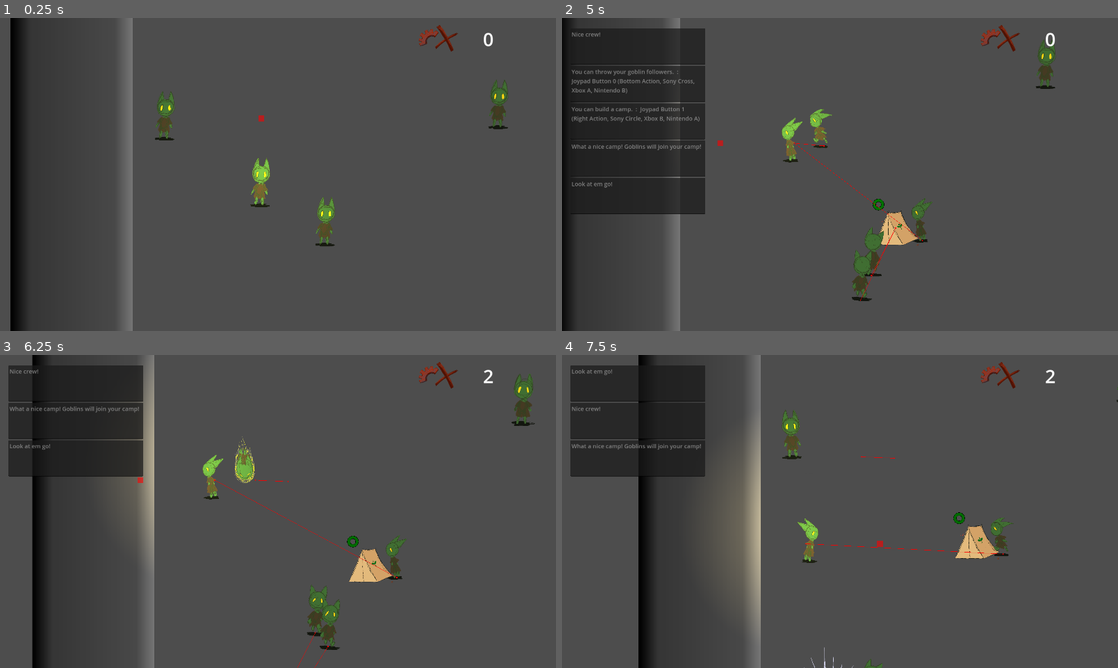
Above: before the commit, frames 1-4 (two rows, left to right).
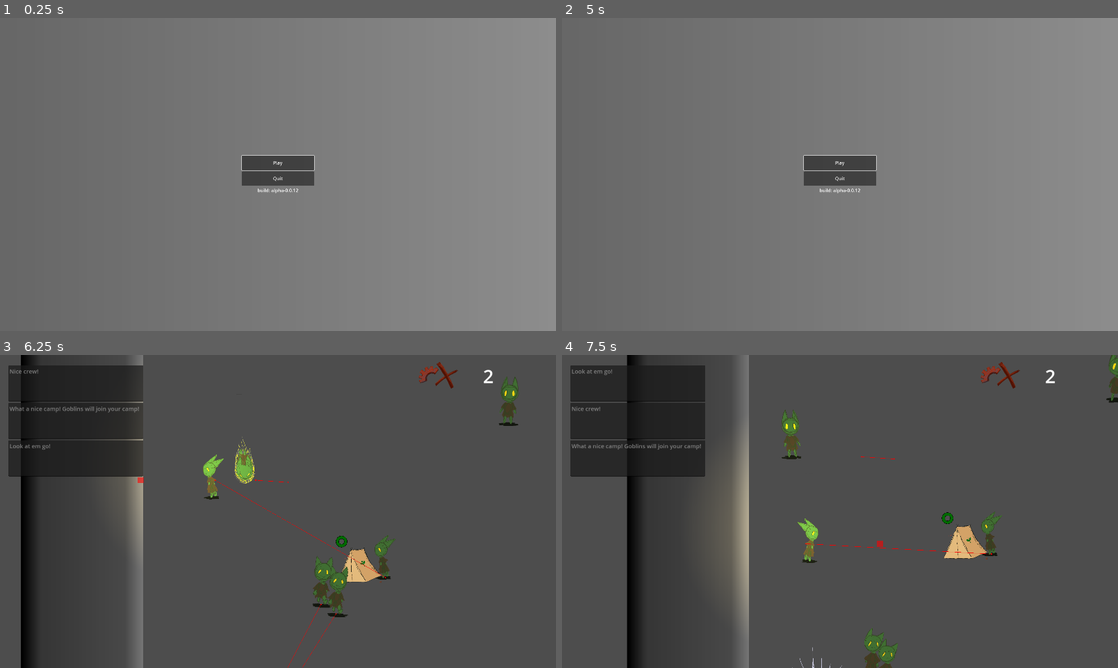
Above: after the commit, the same moments.

Repository: loteque/GoblinGame
Game: Godot game, scene res://main.tscn
Two runs of this game, one before a commit and one after it. Both use one fixed random seed, a clock stepped at 60 frames per second and the inputs below.
Inputs (mouse positions are in pixels of both pictures, inside the frame that each line leads up to):
- Up to frame 1 (0.25 s): no input
- Up to frame 2 (5 s): click (840, 161) at 0.5 s, where only the run after the commit has a clickable "Play"; move the mouse to (962, 158) at 1.27 s; hold D (right) 1.28-2.03 s; hold Shift (call) 1.28-2.03 s; click (962, 158) at 1.42 s; move the mouse to (728, 190) at 2.02 s; hold S (down) 2.03-2.78 s; tap G (place) at 2.1, 4.35 s; move the mouse to (895, 105) at 2.77 s; hold D (right) 2.78-3.53 s; tap Space (throw) at 2.85 s; move the mouse to (812, 237) at 3.52 s; hold W (up) 3.53-4.28 s; tap Shift (call) at 3.6 s; click (812, 237) at 3.67 s; move the mouse to (1006, 221) at 4.27 s; hold A (left) from 4.28 s (still down); tap Escape (pause, bound only after the commit) at 4.9 s
- Up to frame 3 (6.25 s): release A (left) at 5 s; click (278, 498) at 5 s, where only the run after the commit has a clickable "Play"; move the mouse to (111, 464) at 5.77 s; hold A (left) from 5.78 s (still down); tap Space (throw) at 5.85 s
- Up to frame 4 (7.5 s): move the mouse to (867, 511) at 6.52 s; release A (left) at 6.53 s; hold S (down) 6.53-7.28 s; hold Shift (call) 6.53-7.28 s; click (867, 511) at 6.67 s; move the mouse to (756, 433) at 7.27 s; hold D (right) from 7.28 s (still down); tap G (place) at 7.35 s

The runs differ from the first frame. In frame 1, 97% of the frame differs, in the area x 0-100%, y 0-100%; in frame 2, 97%; in frame 3, 8.5%; in frame 4, 8.2%.

Commit message:
add startmenu, pause menu

Diff:
--- a/project/main.tscn
+++ b/project/main.tscn
@@ -15,6 +15,7 @@
 [ext_resource type="Script" path="res://tutorial_manager/TutorialManager.gd" id="7_fp0kt"]
 [ext_resource type="PackedScene" uid="uid://ct8ncpasvj5j0" path="res://src/camera/follow_camera.tscn" id="7_sg7t6"]
 [ext_resource type="PackedScene" uid="uid://c1st656vkl5t0" path="res://src/ui/level_ui.tscn" id="8_8fyn6"]
+[ext_resource type="PackedScene" uid="uid://bekfd1deerevd" path="res://src/ui/main_menu.tscn" id="10_cxmx8"]
 [ext_resource type="Texture2D" uid="uid://pgdyxry4hqpt" path="res://assets/art/ground_tile_sheet_featuring_all_the_ground_tiles_wip.png" id="10_l6u8u"]
 [ext_resource type="PackedScene" uid="uid://def5ntq3woqan" path="res://src/ui/game_over_ui_screen.tscn" id="19_h5dls"]
 [ext_resource type="PackedScene" uid="uid://blnqmsyjwncp6" path="res://base/base.tscn" id="20_clio4"]
@@ -502,6 +503,7 @@
 script = ExtResource("1_o56us")
 
 [node name="MusicManager" type="AudioStreamPlayer" parent="."]
+process_mode = 3
 bus = &"music"
 script = ExtResource("1_51uy5")
 fade_in_speed = 20.0
@@ -544,6 +546,9 @@
 size_flags_horizontal = 3
 size_flags_vertical = 3
 
+[node name="MainMenu" parent="LevelUI" instance=ExtResource("10_cxmx8")]
+process_mode = 3
+
 [node name="NavigationRegion2D" type="NavigationRegion2D" parent="."]
 position = Vector2(577, 322)
 navigation_polygon = SubResource("NavigationPolygon_ocatk")
--- a/project/project.godot
+++ b/project/project.godot
@@ -81,6 +81,12 @@
 , Object(InputEventKey,"resource_local_to_scene":false,"resource_name":"","device":-1,"window_id":0,"alt_pressed":false,"shift_pressed":false,"ctrl_pressed":false,"meta_pressed":false,"pressed":false,"keycode":0,"physical_keycode":4194325,"key_label":0,"unicode":0,"echo":false,"script":null)
 ]
 }
+pause={
+"deadzone": 0.5,
+"events": [Object(InputEventJoypadButton,"resource_local_to_scene":false,"resource_name":"","device":-1,"button_index":6,"pressure":0.0,"pressed":true,"script":null)
+, Object(InputEventKey,"resource_local_to_scene":false,"resource_name":"","device":-1,"window_id":0,"alt_pressed":false,"shift_pressed":false,"ctrl_pressed":false,"meta_pressed":false,"pressed":false,"keycode":0,"physical_keycode":4194305,"key_label":0,"unicode":0,"echo":false,"script":null)
+]
+}
 
 [layer_names]
 
--- /dev/null
+++ b/project/src/ui/main_menu.gd
@@ -0,0 +1,43 @@
+extends TextureRect
+
+@export var is_paused: bool = true
+@export var play_button: Button
+@export var quit_button: Button
+
+var pause_ok: bool = false
+
+
+func update_pause(pause: bool):
+    if pause:
+        show()
+        play_button.grab_focus()
+        get_tree().paused = true
+        is_paused = true
+
+    if !pause:
+        hide()
+        get_tree().paused = false
+        is_paused = false
+
+
+func _input(event):
+    if event.is_action_pressed("pause") and pause_ok:
+        update_pause(not is_paused)
+
+
+func _ready():
+    play_button.pressed.connect(_on_play_button_pressed)
+    quit_button.pressed.connect(_on_quit_button_pressed)
+    update_pause(true)
+
+
+func _on_play_button_pressed():
+    if pause_ok == false:
+        pause_ok = true
+
+    if pause_ok:
+        update_pause(not is_paused)
+
+
+func _on_quit_button_pressed():
+    get_tree().quit()
--- /dev/null
+++ b/project/src/ui/main_menu.tscn
@@ -0,0 +1,57 @@
+[gd_scene load_steps=4 format=3 uid="uid://bekfd1deerevd"]
+
+[ext_resource type="Script" path="res://src/ui/main_menu.gd" id="1_ftqh1"]
+
+[sub_resource type="Gradient" id="Gradient_o6l4x"]
+colors = PackedColorArray(0.404511, 0.404511, 0.404511, 1, 0.552956, 0.552956, 0.552956, 1)
+
+[sub_resource type="GradientTexture2D" id="GradientTexture2D_dmvvp"]
+gradient = SubResource("Gradient_o6l4x")
+
+[node name="MainMenu" type="TextureRect" node_paths=PackedStringArray("play_button", "quit_button")]
+process_mode = 3
+anchors_preset = 15
+anchor_right = 1.0
+anchor_bottom = 1.0
+grow_horizontal = 2
+grow_vertical = 2
+texture = SubResource("GradientTexture2D_dmvvp")
+script = ExtResource("1_ftqh1")
+play_button = NodePath("Menu/PlayButton")
+quit_button = NodePath("Menu/QuitButton")
+
+[node name="Menu" type="VBoxContainer" parent="."]
+layout_mode = 1
+anchors_preset = 8
+anchor_left = 0.5
+anchor_top = 0.5
+anchor_right = 0.5
+anchor_bottom = 0.5
+offset_left = -125.0
+offset_top = -65.5
+offset_right = 125.0
+offset_bottom = 65.5
+grow_horizontal = 2
+grow_vertical = 2
+
+[node name="PlayButton" type="Button" parent="Menu"]
+process_mode = 2
+custom_minimum_size = Vector2(250, 50)
+layout_mode = 2
+focus_neighbor_top = NodePath("../QuitButton")
+focus_neighbor_bottom = NodePath("../QuitButton")
+text = "Play"
+
+[node name="QuitButton" type="Button" parent="Menu"]
+process_mode = 2
+custom_minimum_size = Vector2(250, 50)
+layout_mode = 2
+focus_neighbor_top = NodePath("../PlayButton")
+focus_neighbor_bottom = NodePath("../PlayButton")
+text = "Quit
+"
+
+[node name="VersionLabel" type="Label" parent="Menu"]
+layout_mode = 2
+text = "build: alpha-0.0.12"
+horizontal_alignment = 1
Not shown: 1 places in project/main.tscn that only renumber resources
